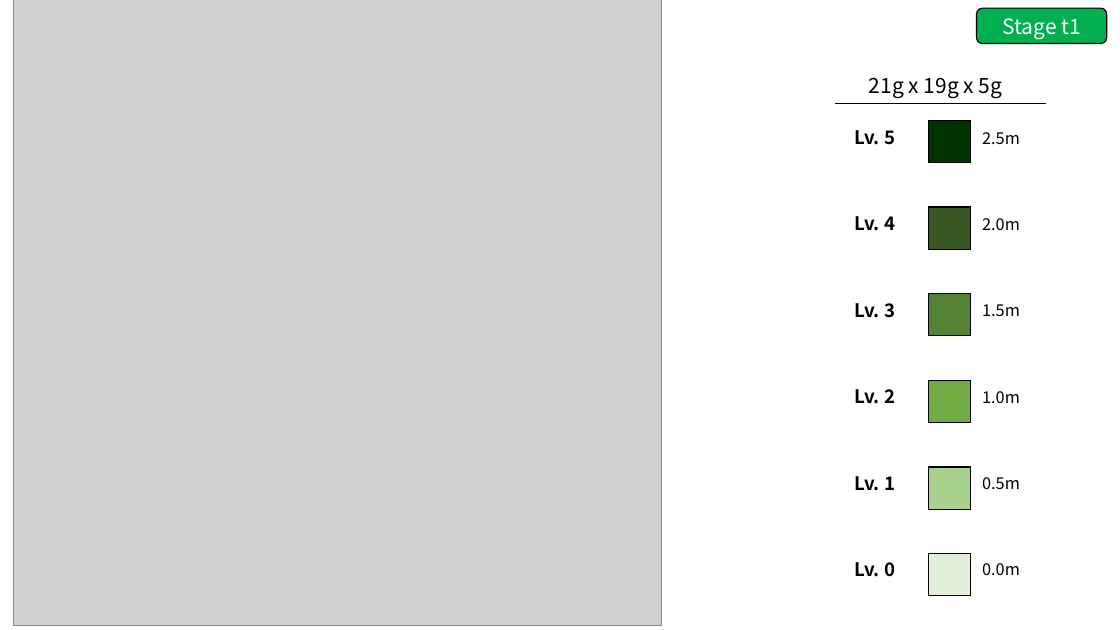
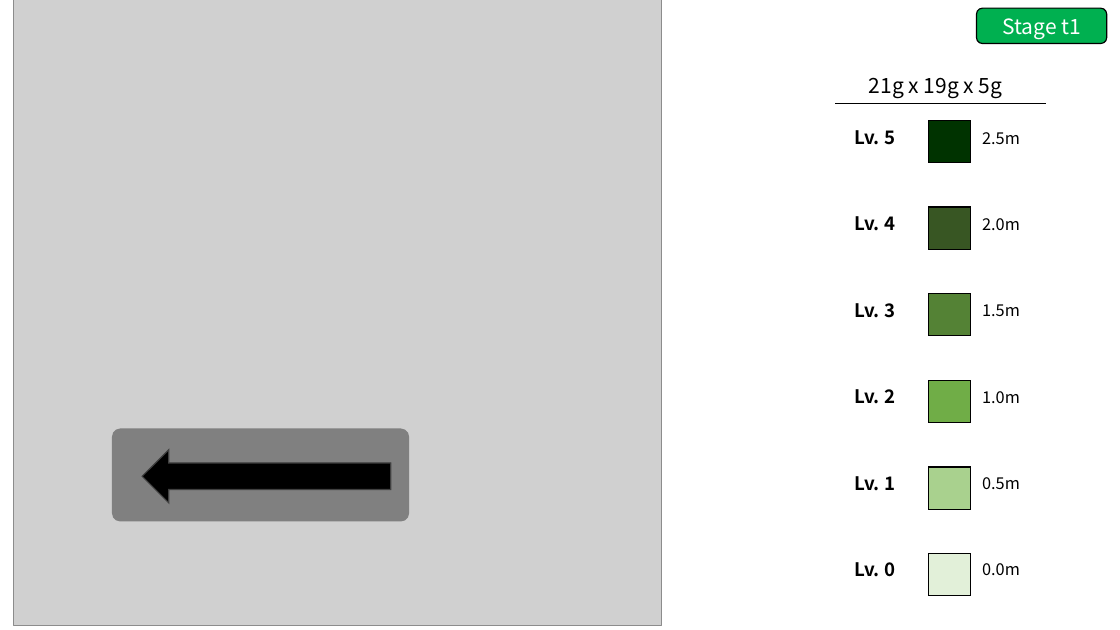
Before and after one commit to GGMGangsterHamster/GangsterHamster, a slide deck: slide 4 of Documents/Aphelios_LevelDesign.pptx. Drawn at 1120x630 pixels with LibreOffice and Linux fonts; fonts in the diff are those of the drawing; grey boxes stand for pictures. Boxes give left, top, right and bottom in pixels: in the first picture for what was removed or moved away, otherwise in the second. Text is boxed around its words. In the diff, an @@ line names an element or a change of style, - is before the commit and + after.

Commit message:
(LevelDesign)t1에 무빙워크 추가

```diff
--- a/Documents/Aphelios_LevelDesign.pptx
+++ b/Documents/Aphelios_LevelDesign.pptx
@@ rounded rectangle added at [112, 429, 409, 522], fill #808080 @@
@@ right arrow added at [142, 450, 391, 502], fill #000000, outline #404040 1 pt @@
```
